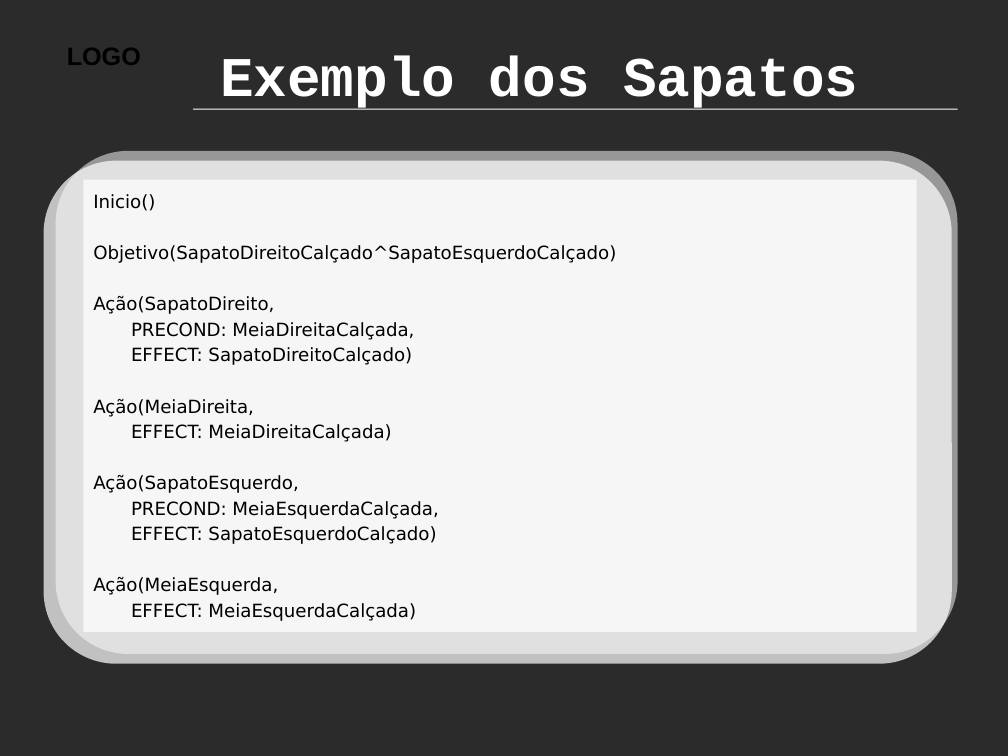
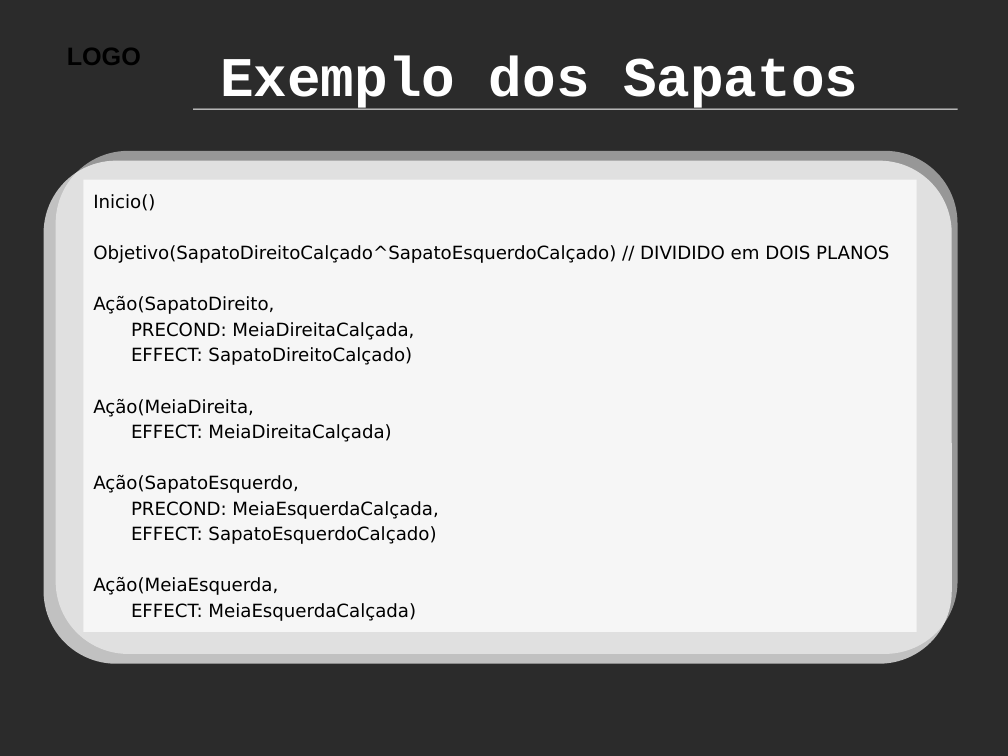
Before and after one commit to claudiosa/CCS, a slide deck: slide 16 of sistemas_multiagentes/IA_Aula_Planejamento.odp. Drawn at 1008x756 pixels with LibreOffice and Linux fonts; fonts in the diff are those of the drawing; background and template pictures are left out; a plain dark background stands for a picture behind light text. Boxes give left, top, right and bottom in pixels: in the first picture for what was removed or moved away, otherwise in the second. Text is boxed around its words. In the diff, an @@ line names an element or a change of style, - is before the commit and + after.

```diff
--- a/sistemas_multiagentes/IA_Aula_Planejamento.odp
+++ b/sistemas_multiagentes/IA_Aula_Planejamento.odp
@@ text at (x1=93, y1=245, x2=889, y2=263): text changed @@
-Objetivo(SapatoDireitoCalçado^SapatoEsquerdoCalçado)
+Objetivo(SapatoDireitoCalçado^SapatoEsquerdoCalçado) // DIVIDIDO em DOIS PLANOS
```
Also in this commit, not shown: 7 other slides changed, 26 other files.
